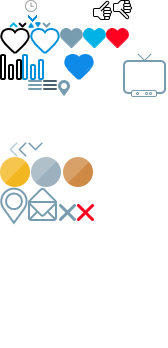
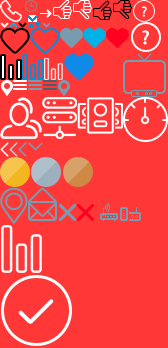
The second 168x348 image is a revision of the first. Changes to its layers:
hid "Слой 137" over (40, 0, 52, 9)
added layer "Слой 159" above "Слой 158" over (120, 207, 141, 221)
added layer "Слой 158" above "Слой 157" over (100, 202, 118, 221)
showed "Фон" over (0, 0, 168, 348)
